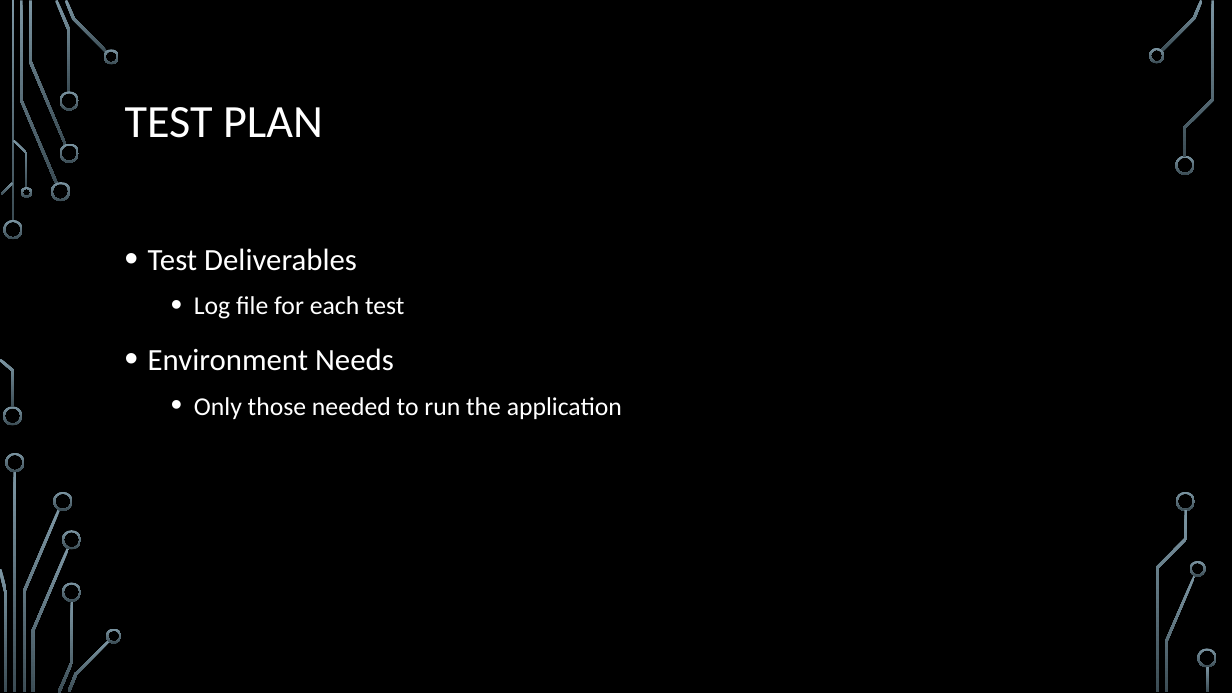
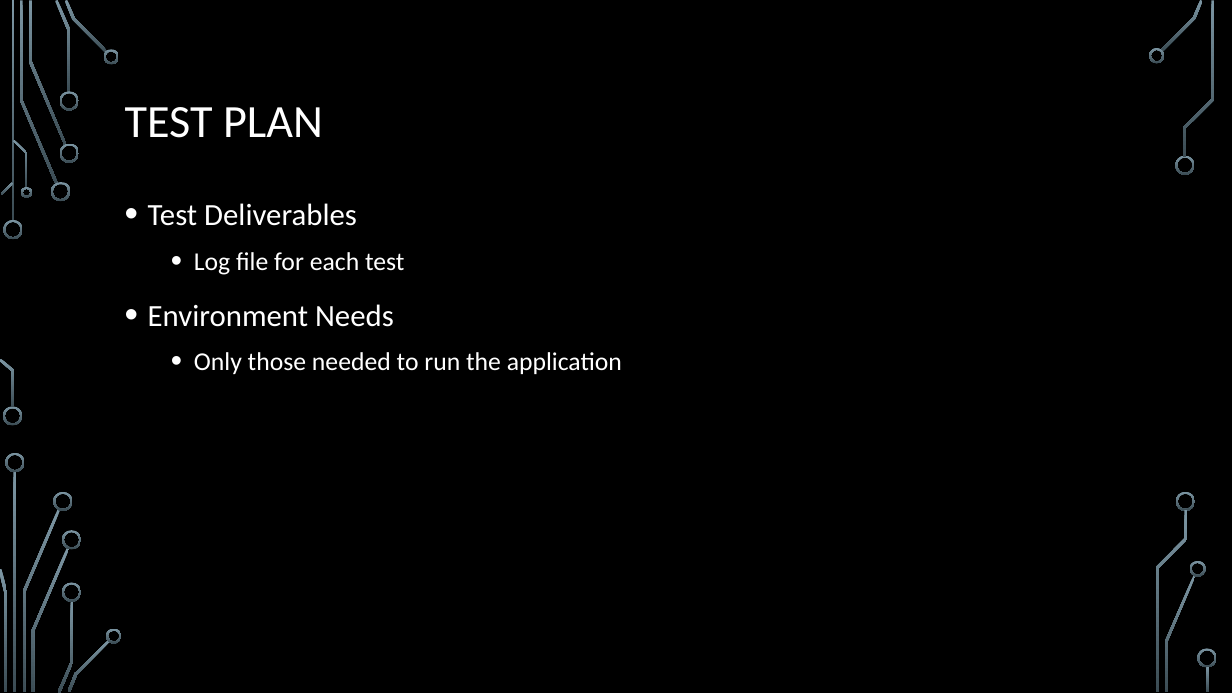
Before and after one commit to bneedy/PyIDS, a slide deck: slide 20 of Documents/Phase 2/Phase 2 Presentation.pptx. Drawn at 1232x693 pixels with LibreOffice and Linux fonts; fonts in the diff are those of the drawing; background and template pictures are left out. Boxes give left, top, right and bottom in pixels: in the first picture for what was removed or moved away, otherwise in the second. Text is boxed around its words. In the diff, an @@ line names an element or a change of style, - is before the commit and + after.

```diff
--- a/Documents/Phase 2/Phase 2 Presentation.pptx
+++ b/Documents/Phase 2/Phase 2 Presentation.pptx
@@ text "Test Deliverables": place and size @@
-text "Test Deliverables" at bbox=[148, 248, 622, 419]
+text "Test Deliverables" at bbox=[148, 203, 622, 374]
```
Also in this commit, not shown: 1 other slide changed, 4 other files.
